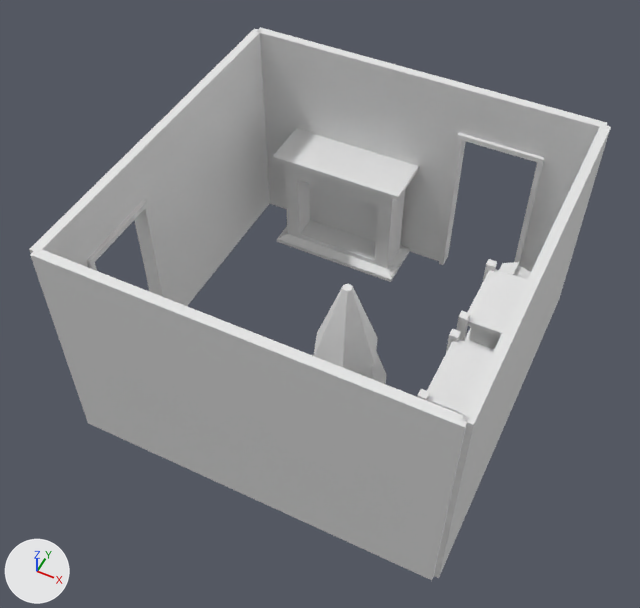
The glTF model scenes/room05.gltf, before and after one commit.
The view is the same before and after, from a 50 mm camera at (4.69, -7.81, 8.04) aimed at (1.91, -2.25, 1.1). Every picture has the same lights, and +X, +Y and +Z are marked at lower left. Where no turn or scale is listed for an object, it has been applied to the vertices.

In view in the first picture: 'bookcase_open', 'bookcase_open.001', 'choinka', 'fireplace', 'wall.001', 'wall.002', 'wall.003', 'wall.004', 'wall.006', 'wall.009', 'wall_doorway', 'wall_doorway.001'.
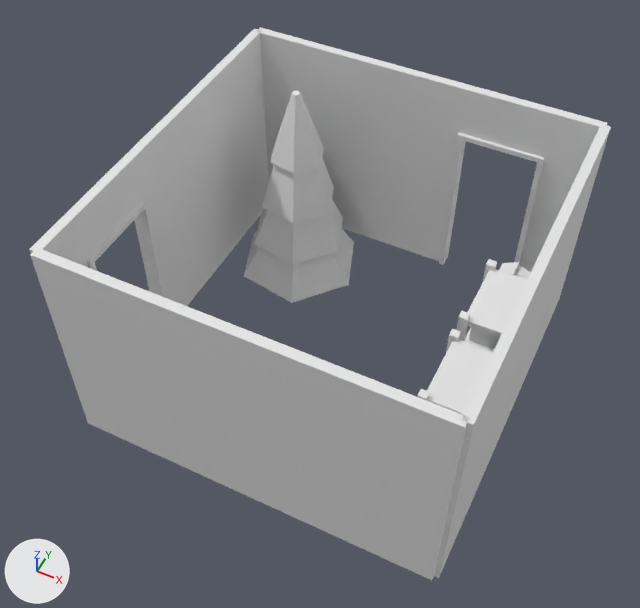
What differs and where, as boxes [x1, y1, x2, y2] in the pictures (640 x 608 px):
'choinka', moved
    before: [313, 284, 386, 384]
    after: [244, 90, 354, 303]
'fireplace', moved, turned (not visible afterwards)
    before: [273, 128, 419, 282]

What changed in the scene script:
```text
Change ob_choinka:
    ob_choinka.location: (2.6, -3.1, 0.0) -> (0.9, -0.8, 0.0)
Change ob_fireplace:
    ob_fireplace.location: (1.29, -0.35, 0.0) -> (1.4, -3.7, 0.0)
    ob_fireplace.rotation_euler: (0.0, 0.0, 0.0) -> (0.0, 0.0, 3.142)  # degrees (0, 0, 0) -> degrees (0, 0, 180)
```
